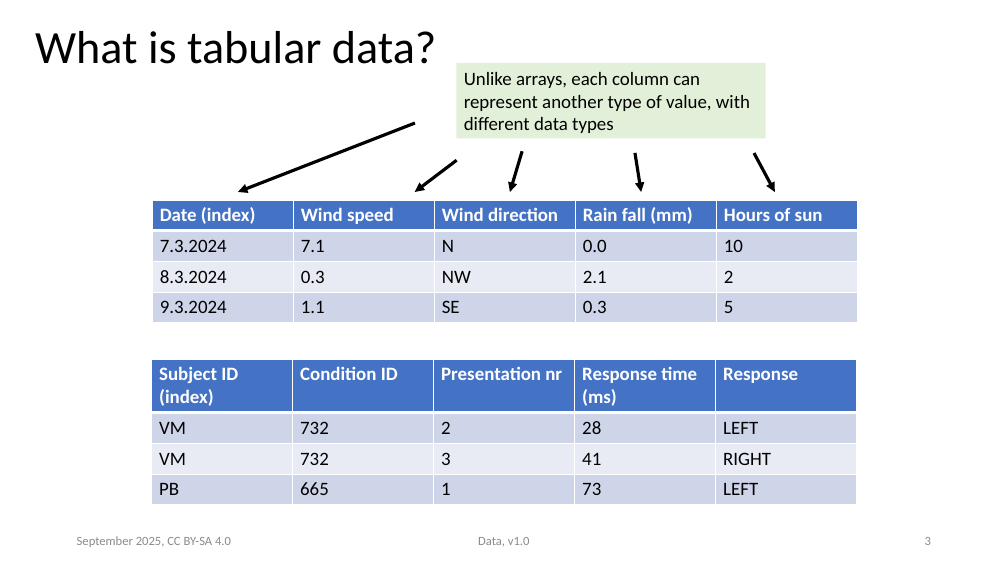
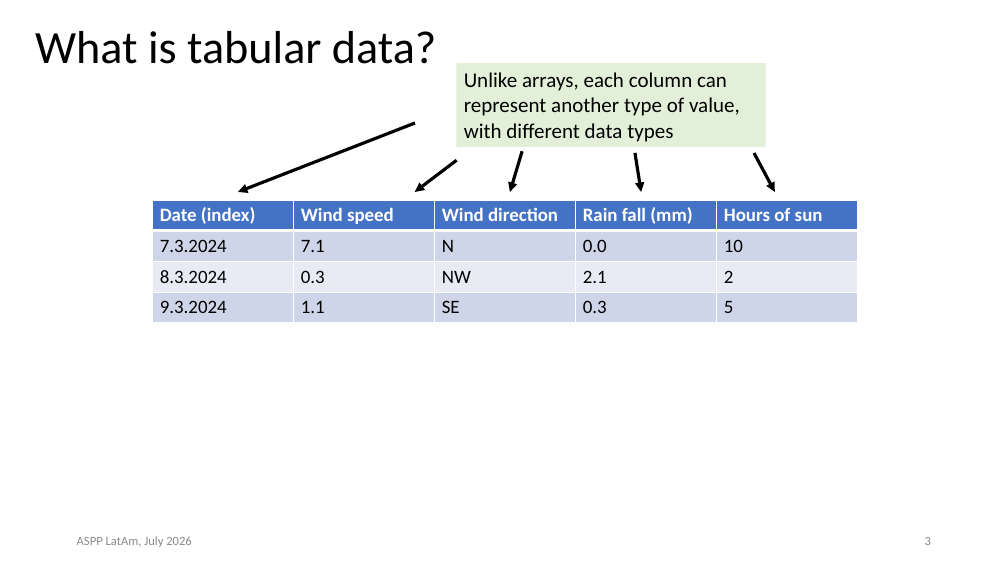
Before and after one commit to ASPP/data_class, a slide deck: slide 3 of tabular_data.pptx. Drawn at 1008x567 pixels with LibreOffice and Linux fonts; fonts in the diff are those of the drawing. Boxes give left, top, right and bottom in pixels: in the first picture for what was removed or moved away, otherwise in the second. Text is boxed around its words. In the diff, an @@ line names an element or a change of style, - is before the commit and + after.

Commit message:
tabular data presentation complete

```diff
--- a/tabular_data.pptx
+++ b/tabular_data.pptx
@@ rectangle "Unlike arrays, each column can ...": place and size @@
-rectangle "Unlike arrays, each column can ..." at box(457, 63, 766, 138)
+rectangle "Unlike arrays, each column can ..." at box(457, 63, 766, 147)
@@ rectangle "Unlike arrays, each column can ..." at box(457, 63, 766, 147): size 18 to 20 pt @@
@@ table removed at box(152, 359, 859, 504), 4 rows, 5 columns @@
-Subject ID (index) | Condition ID | Presentation nr | Response time (ms) | Response
-VM | 732 | 2 | 28 | LEFT
-VM | 732 | 3 | 41 | RIGHT
-PB | 665 | 1 | 73 | LEFT
@@ text at box(77, 536, 192, 547): text changed @@
-September 2025, CC BY-SA 4.0
+ASPP LatAm, July 2026
@@ text removed at box(478, 537, 530, 546) @@
-Data, v1.0
```
Also in this commit, not shown: 35 other slides changed, 18 slides added, 9 slides removed, 12 other files.
